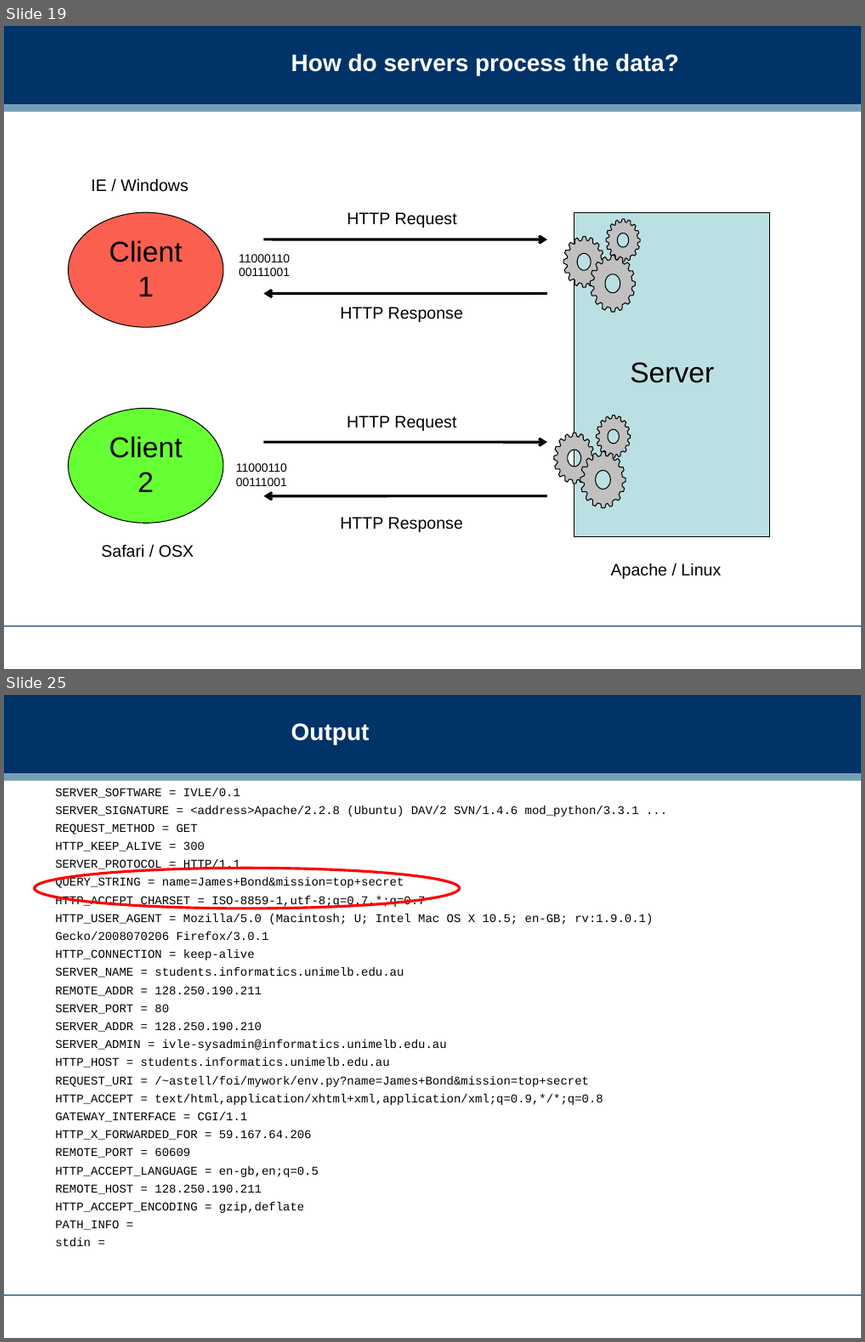
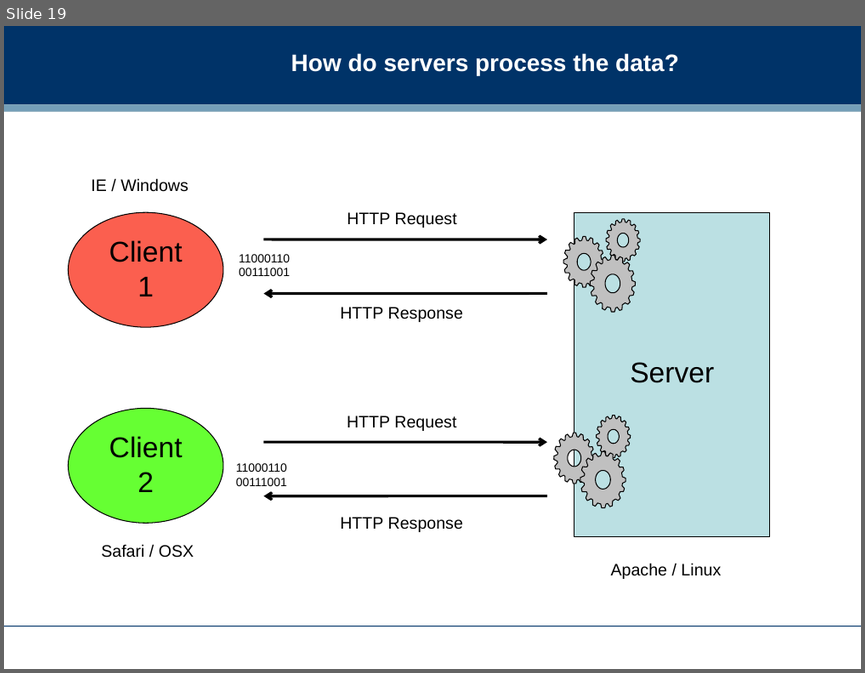
Before and after one commit to dreamind/ix, a slide deck: workshops/infrastructure/infrastructure.ppt. Shown one above the other, each under a label of ours: slides 19 and 25 before the commit, slide 19 after it; the slides between them are not shown. The pictures are 865x1342 and 865x673 pixels, drawn with LibreOffice and Linux fonts; fonts in the diff are those of the drawing; background and template pictures are left out. Boxes give left, top, right and bottom in pixels: in the first picture for what was removed or moved away, otherwise in the second. Text is boxed around its words. In the diff, an @@ line names an element or a change of style, - is before the commit and + after.

```diff
--- a/workshops/infrastructure/infrastructure.ppt
+++ b/workshops/infrastructure/infrastructure.ppt
@@ slide 25 removed at box(4, 695, 861, 1338), background #FFFFFF; not listed: 3 template elements that a slide beside it also shows @@
@@ title removed at box(291, 723, 370, 744) @@
-Output
@@ text removed at box(55, 788, 653, 1246) @@
-SERVER_SOFTWARE = IVLE/0.1
-SERVER_SIGNATURE = <address>Apache/2.2.8 (Ubuntu) DAV/2 SVN/1.4.6 mod_python/3.3.1 ...
-REQUEST_METHOD = GET
-HTTP_KEEP_ALIVE = 300
-SERVER_PROTOCOL = HTTP/1.1
-QUERY_STRING = name=James+Bond&mission=top+secret
-HTTP_ACCEPT_CHARSET = ISO-8859-1,utf-8;q=0.7,*;q=0.7
-HTTP_USER_AGENT = Mozilla/5.0 (Macintosh; U; Intel Mac OS X 10.5; en-GB; rv:1.9.0.1)
-Gecko/2008070206 Firefox/3.0.1
-HTTP_CONNECTION = keep-alive
-SERVER_NAME = students.informatics.unimelb.edu.au
-REMOTE_ADDR = 128.250.190.211
-SERVER_PORT = 80
-SERVER_ADDR = 128.250.190.210
-SERVER_ADMIN = ivle-sysadmin@informatics.unimelb.edu.au
-HTTP_HOST = students.informatics.unimelb.edu.au
-REQUEST_URI = /~astell/foi/mywork/env.py?name=James+Bond&mission=top+secret
-HTTP_ACCEPT = text/html,application/xhtml+xml,application/xml;q=0.9,*/*;q=0.8
-GATEWAY_INTERFACE = CGI/1.1
-HTTP_X_FORWARDED_FOR = 59.167.64.206
-REMOTE_PORT = 60609
-HTTP_ACCEPT_LANGUAGE = en-gb,en;q=0.5
-REMOTE_HOST = 128.250.190.211
-HTTP_ACCEPT_ENCODING = gzip,deflate
-PATH_INFO =
-stdin =
@@ ellipse removed at box(34, 868, 459, 908) @@
```
Also in this commit, not shown: 5 slides changed, 5 slides added, 9 other slides removed, 9 other files.
